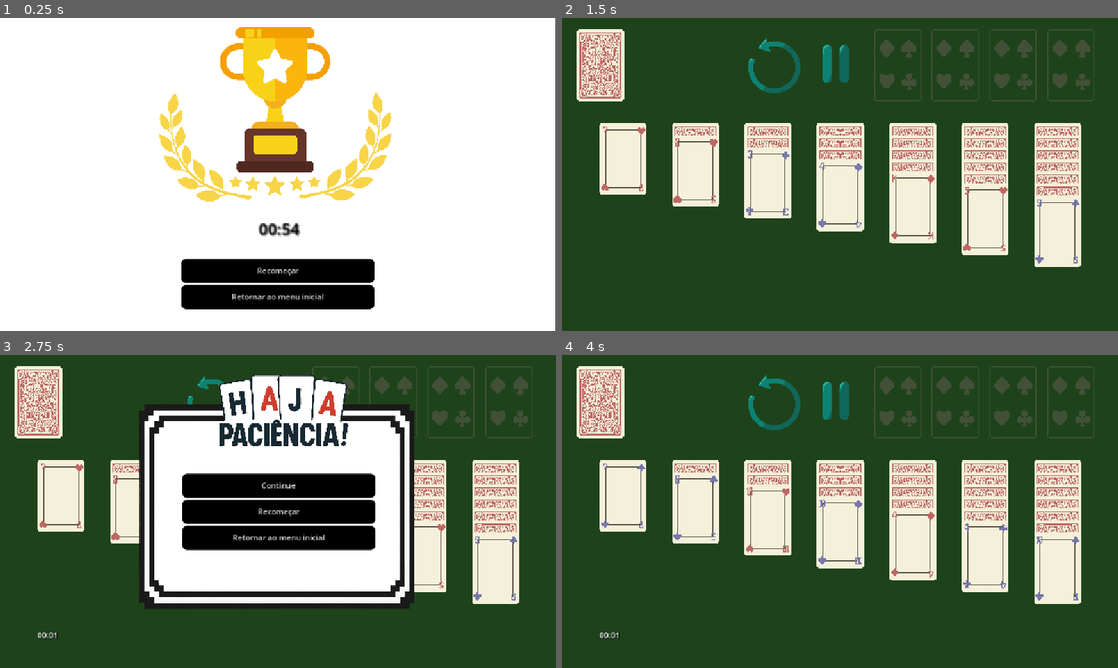
Above: before the commit, frames 1-4 (two rows, left to right).
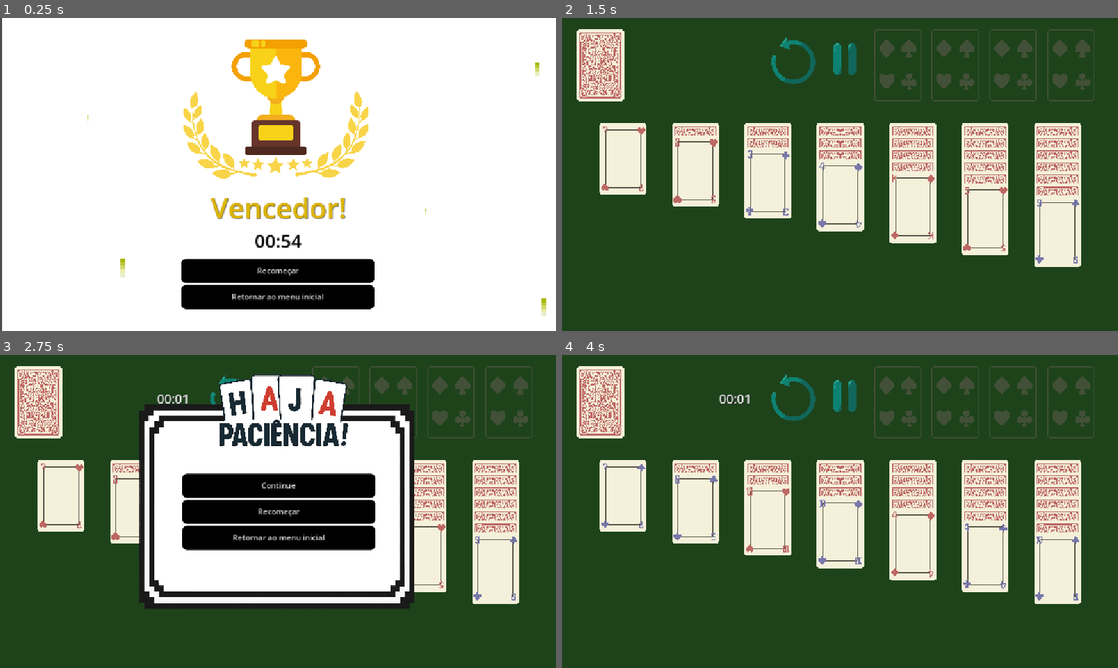
Above: after the commit, the same moments.

Repository: biarog/Paciencia-Maritacas
Game: Godot game, scene res://cenas/TelaVencedor.tscn
Same seed, same stepped clock (60 frames per second), same inputs: the game is played once before the commit and once after it. This scene is started directly instead of the project's main scene.
Inputs (mouse positions are in pixels of both pictures, inside the frame that each line leads up to; where the layout moved, square brackets give the same spot in the first picture):
- Up to frame 1 (0.25 s): no input
- Up to frame 2 (1.5 s): click "Recomeçar" at 0.5 s; click (795, 61) [773, 64] at 1.25 s
- Up to frame 3 (2.75 s): click (283, 398) [272, 401] at 2 s
- Up to frame 4 (4 s): click "Recomeçar" at 2.75 s; click (795, 398) [773, 401] at 3.5 s

The runs differ from the first frame. In frame 1, 9.4% of the frame differs, in the area x 0-100%, y 0-100%; in frame 2, 1.3%; in frame 3, 0.3%; in frame 4, 1.4%.

Commit message:
fireworks funcionando + cronometro no lugar correto

Diff:
--- /dev/null
+++ b/Assets/imagens/firework_SpriteFrames.tres
@@ -0,0 +1,235 @@
+[gd_resource type="SpriteFrames" load_steps=34 format=3 uid="uid://3hh5sl12s34u"]
+
+[ext_resource type="Texture2D" uid="uid://bj5uecfprf0cg" path="res://Assets/imagens/firework.png" id="1_dvquw"]
+
+[sub_resource type="AtlasTexture" id="AtlasTexture_sd6kp"]
+atlas = ExtResource("1_dvquw")
+region = Rect2(0, 0, 64, 64)
+
+[sub_resource type="AtlasTexture" id="AtlasTexture_ao8cj"]
+atlas = ExtResource("1_dvquw")
+region = Rect2(64, 0, 64, 64)
+
+[sub_resource type="AtlasTexture" id="AtlasTexture_fyqjj"]
+atlas = ExtResource("1_dvquw")
+region = Rect2(128, 0, 64, 64)
+
+[sub_resource type="AtlasTexture" id="AtlasTexture_5kxh8"]
+atlas = ExtResource("1_dvquw")
+region = Rect2(192, 0, 64, 64)
+
+[sub_resource type="AtlasTexture" id="AtlasTexture_32qtv"]
+atlas = ExtResource("1_dvquw")
+region = Rect2(256, 0, 64, 64)
+
+[sub_resource type="AtlasTexture" id="AtlasTexture_teque"]
+atlas = ExtResource("1_dvquw")
+region = Rect2(320, 0, 64, 64)
+
+[sub_resource type="AtlasTexture" id="AtlasTexture_hgccc"]
+atlas = ExtResource("1_dvquw")
+region = Rect2(0, 64, 64, 64)
+
+[sub_resource type="AtlasTexture" id="AtlasTexture_fxyjj"]
+atlas = ExtResource("1_dvquw")
+region = Rect2(64, 64, 64, 64)
+
+[sub_resource type="AtlasTexture" id="AtlasTexture_rurv6"]
+atlas = ExtResource("1_dvquw")
+region = Rect2(128, 64, 64, 64)
+
+[sub_resource type="AtlasTexture" id="AtlasTexture_o2m1e"]
+atlas = ExtResource("1_dvquw")
+region = Rect2(192, 64, 64, 64)
+
+[sub_resource type="AtlasTexture" id="AtlasTexture_l3rhr"]
+atlas = ExtResource("1_dvquw")
+region = Rect2(256, 64, 64, 64)
+
+[sub_resource type="AtlasTexture" id="AtlasTexture_yjsfk"]
+atlas = ExtResource("1_dvquw")
+region = Rect2(320, 64, 64, 64)
+
+[sub_resource type="AtlasTexture" id="AtlasTexture_qim3q"]
+atlas = ExtResource("1_dvquw")
+region = Rect2(0, 128, 64, 64)
+
+[sub_resource type="AtlasTexture" id="AtlasTexture_872nj"]
+atlas = ExtResource("1_dvquw")
+region = Rect2(64, 128, 64, 64)
+
+[sub_resource type="AtlasTexture" id="AtlasTexture_jlohm"]
+atlas = ExtResource("1_dvquw")
+region = Rect2(128, 128, 64, 64)
+
+[sub_resource type="AtlasTexture" id="AtlasTexture_j8b0m"]
+atlas = ExtResource("1_dvquw")
+region = Rect2(192, 128, 64, 64)
+
+[sub_resource type="AtlasTexture" id="AtlasTexture_cigbd"]
+atlas = ExtResource("1_dvquw")
+region = Rect2(256, 128, 64, 64)
+
+[sub_resource type="AtlasTexture" id="AtlasTexture_5i5j2"]
+atlas = ExtResource("1_dvquw")
+region = Rect2(320, 128, 64, 64)
+
+[sub_resource type="AtlasTexture" id="AtlasTexture_sodeq"]
+atlas = ExtResource("1_dvquw")
+region = Rect2(0, 192, 64, 64)
+
+[sub_resource type="AtlasTexture" id="AtlasTexture_3j1a8"]
+atlas = ExtResource("1_dvquw")
+region = Rect2(64, 192, 64, 64)
+
+[sub_resource type="AtlasTexture" id="AtlasTexture_2xjl2"]
+atlas = ExtResource("1_dvquw")
+region = Rect2(128, 192, 64, 64)
+
+[sub_resource type="AtlasTexture" id="AtlasTexture_7wdai"]
+atlas = ExtResource("1_dvquw")
+region = Rect2(192, 192, 64, 64)
+
+[sub_resource type="AtlasTexture" id="AtlasTexture_6nxx4"]
+atlas = ExtResource("1_dvquw")
+region = Rect2(256, 192, 64, 64)
+
+[sub_resource type="AtlasTexture" id="AtlasTexture_frx8x"]
+atlas = ExtResource("1_dvquw")
+region = Rect2(320, 192, 64, 64)
+
+[sub_resource type="AtlasTexture" id="AtlasTexture_o48r4"]
+atlas = ExtResource("1_dvquw")
+region = Rect2(0, 256, 64, 64)
+
+[sub_resource type="AtlasTexture" id="AtlasTexture_gfupv"]
+atlas = ExtResource("1_dvquw")
+region = Rect2(64, 256, 64, 64)
+
+[sub_resource type="AtlasTexture" id="AtlasTexture_lgpd2"]
+atlas = ExtResource("1_dvquw")
+region = Rect2(128, 256, 64, 64)
+
+[sub_resource type="AtlasTexture" id="AtlasTexture_y5emu"]
+atlas = ExtResource("1_dvquw")
+region = Rect2(192, 256, 64, 64)
+
+[sub_resource type="AtlasTexture" id="AtlasTexture_snp6d"]
+atlas = ExtResource("1_dvquw")
+region = Rect2(256, 256, 64, 64)
+
+[sub_resource type="AtlasTexture" id="AtlasTexture_h6ky7"]
+atlas = ExtResource("1_dvquw")
+region = Rect2(320, 256, 64, 64)
+
+[sub_resource type="AtlasTexture" id="AtlasTexture_xso7f"]
+atlas = ExtResource("1_dvquw")
+region = Rect2(0, 320, 64, 64)
+
+[sub_resource type="AtlasTexture" id="AtlasTexture_ybcvp"]
+atlas = ExtResource("1_dvquw")
+region = Rect2(64, 320, 64, 64)
+
+[resource]
+animations = [{
+"frames": [{
+"duration": 1.0,
+"texture": SubResource("AtlasTexture_sd6kp")
+}, {
+"duration": 1.0,
+"texture": SubResource("AtlasTexture_ao8cj")
+}, {
+"duration": 1.0,
+"texture": SubResource("AtlasTexture_fyqjj")
+}, {
+"duration": 1.0,
+"texture": SubResource("AtlasTexture_5kxh8")
+}, {
+"duration": 1.0,
+"texture": SubResource("AtlasTexture_32qtv")
+}, {
+"duration": 1.0,
+"texture": SubResource("AtlasTexture_teque")
+}, {
+"duration": 1.0,
+"texture": SubResource("AtlasTexture_hgccc")
+}, {
+"duration": 1.0,
+"texture": SubResource("AtlasTexture_fxyjj")
+}, {
+"duration": 1.0,
+"texture": SubResource("AtlasTexture_rurv6")
+}, {
+"duration": 1.0,
+"texture": SubResource("AtlasTexture_o2m1e")
+}, {
+"duration": 1.0,
+"texture": SubResource("AtlasTexture_l3rhr")
+}, {
+"duration": 1.0,
+"texture": SubResource("AtlasTexture_yjsfk")
+}, {
+"duration": 1.0,
+"texture": SubResource("AtlasTexture_qim3q")
+}, {
+"duration": 1.0,
+"texture": SubResource("AtlasTexture_872nj")
+}, {
+"duration": 1.0,
+"texture": SubResource("AtlasTexture_jlohm")
+}, {
+"duration": 1.0,
+"texture": SubResource("AtlasTexture_j8b0m")
+}, {
+"duration": 1.0,
+"texture": SubResource("AtlasTexture_cigbd")
+}, {
+"duration": 1.0,
+"texture": SubResource("AtlasTexture_5i5j2")
+}, {
+"duration": 1.0,
+"texture": SubResource("AtlasTexture_sodeq")
+}, {
+"duration": 1.0,
+"texture": SubResource("AtlasTexture_3j1a8")
+}, {
+"duration": 1.0,
+"texture": SubResource("AtlasTexture_2xjl2")
+}, {
+"duration": 1.0,
+"texture": SubResource("AtlasTexture_7wdai")
+}, {
+"duration": 1.0,
+"texture": SubResource("AtlasTexture_6nxx4")
+}, {
+"duration": 1.0,
+"texture": SubResource("AtlasTexture_frx8x")
+}, {
+"duration": 1.0,
+"texture": SubResource("AtlasTexture_o48r4")
+}, {
+"duration": 1.0,
+"texture": SubResource("AtlasTexture_gfupv")
+}, {
+"duration": 1.0,
+"texture": SubResource("AtlasTexture_lgpd2")
+}, {
+"duration": 1.0,
+"texture": SubResource("AtlasTexture_y5emu")
+}, {
+"duration": 1.0,
+"texture": SubResource("AtlasTexture_snp6d")
+}, {
+"duration": 1.0,
+"texture": SubResource("AtlasTexture_h6ky7")
+}, {
+"duration": 1.0,
+"texture": SubResource("AtlasTexture_xso7f")
+}, {
+"duration": 1.0,
+"texture": SubResource("AtlasTexture_ybcvp")
+}],
+"loop": true,
+"name": &"firework",
+"speed": 15.0
+}]
--- a/cenas/TelaVencedor.tscn
+++ b/cenas/TelaVencedor.tscn
@@ -1,9 +1,10 @@
-[gd_scene load_steps=6 format=3 uid="uid://bp7l6c0y86sym"]
+[gd_scene load_steps=7 format=3 uid="uid://bp7l6c0y86sym"]
 
 [ext_resource type="StyleBox" uid="uid://copamx0wdawpr" path="res://estilos de botões/botao_cinza.tres" id="1_vm3ar"]
 [ext_resource type="Script" uid="uid://f66esx8nvkh8" path="res://scripts/Paciencia/tela_vencedor.gd" id="1_w13tv"]
 [ext_resource type="StyleBox" uid="uid://dhyfgqmmu8wvq" path="res://estilos de botões/botao_preto.tres" id="2_w13tv"]
 [ext_resource type="Texture2D" uid="uid://ck5ukdm0syrsl" path="res://Assets/imagens/trofeu.png" id="3_0vfom"]
+[ext_resource type="SpriteFrames" uid="uid://3hh5sl12s34u" path="res://Assets/imagens/firework_SpriteFrames.tres" id="5_0vfom"]
 
 [sub_resource type="StyleBoxFlat" id="StyleBoxFlat_sd6kp"]
 bg_color = Color(0.6, 0.6, 0.6, 0)
@@ -61,11 +62,11 @@
 
 [node name="CenterContainerTrofeu" type="CenterContainer" parent="TelaVencedor/Panel"]
 layout_mode = 0
-offset_right = 4584.0
-offset_bottom = 1585.0
-scale = Vector2(0.25, 0.25)
+offset_right = 5735.0
+offset_bottom = 1860.0
+scale = Vector2(0.2, 0.2)
 
-[node name="TextureRect3" type="TextureRect" parent="TelaVencedor/Panel/CenterContainerTrofeu"]
+[node name="ImagemTrofeu" type="TextureRect" parent="TelaVencedor/Panel/CenterContainerTrofeu"]
 layout_mode = 2
 mouse_filter = 2
 texture = ExtResource("3_0vfom")
@@ -73,26 +74,90 @@
 [node name="ColorRect" type="ColorRect" parent="TelaVencedor/Panel"]
 z_index = -9
 layout_mode = 0
-offset_left = -2.0
-offset_top = -3.0
-offset_right = 1148.0
-offset_bottom = 648.0
+offset_left = 3.0
+offset_top = -2.0
+offset_right = 1153.0
+offset_bottom = 649.0
 mouse_filter = 2
 
-[node name="CenterContainerTempo" type="CenterContainer" parent="TelaVencedor/Panel"]
-offset_left = 6.0
-offset_top = 364.0
-offset_right = 575.0
-offset_bottom = 435.0
-scale = Vector2(2, 2)
+[node name="AnimatedSprite2D_firework6" type="AnimatedSprite2D" parent="TelaVencedor"]
+z_index = 10
+texture_filter = 1
+position = Vector2(3.78887e+06, 866514)
+scale = Vector2(9125.16, 3930.91)
+sprite_frames = ExtResource("5_0vfom")
+animation = &"firework"
+frame_progress = 0.126625
 
-[node name="Label" type="Label" parent="TelaVencedor/Panel/CenterContainerTempo"]
-custom_minimum_size = Vector2(2, 0)
-layout_mode = 2
+[node name="AnimatedSprite2D_firework5" type="AnimatedSprite2D" parent="TelaVencedor"]
+z_index = 10
+texture_filter = 1
+position = Vector2(1131, 617)
+scale = Vector2(9.65348, 7.33287)
+sprite_frames = ExtResource("5_0vfom")
+animation = &"firework"
+frame_progress = 0.797996
+
+[node name="AnimatedSprite2D_firework4" type="AnimatedSprite2D" parent="TelaVencedor"]
+z_index = 10
+texture_filter = 1
+position = Vector2(1115.85, 103.212)
+scale = Vector2(7.4954, 5.55587)
+sprite_frames = ExtResource("5_0vfom")
+animation = &"firework"
+frame_progress = 0.184176
+
+[node name="AnimatedSprite2D_firework3" type="AnimatedSprite2D" parent="TelaVencedor"]
+z_index = 10
+texture_filter = 1
+position = Vector2(259, 536)
+scale = Vector2(9.77373, 7.91814)
+sprite_frames = ExtResource("5_0vfom")
+animation = &"firework"
+frame_progress = 0.396178
+
+[node name="AnimatedSprite2D_firework2" type="AnimatedSprite2D" parent="TelaVencedor"]
+z_index = 10
+texture_filter = 1
+position = Vector2(882.959, 399.955)
+scale = Vector2(3.1263, 2.81392)
+sprite_frames = ExtResource("5_0vfom")
+animation = &"firework"
+frame_progress = 0.0832987
+
+[node name="AnimatedSprite2D_firework" type="AnimatedSprite2D" parent="TelaVencedor"]
+z_index = 10
+texture_filter = 1
+position = Vector2(183, 215)
+scale = Vector2(3.32031, 2.99219)
+sprite_frames = ExtResource("5_0vfom")
+animation = &"firework"
+frame_progress = 0.620953
+
+[node name="Label" type="Label" parent="TelaVencedor"]
+offset_left = 380.0
+offset_top = 428.0
+offset_right = 772.0
+offset_bottom = 493.0
+size_flags_horizontal = 4
 theme_override_colors/font_color = Color(0, 0, 0, 1)
-theme_override_colors/font_shadow_color = Color(0.366595, 0.366595, 0.366595, 1)
-text = "timer aqui
-"
+theme_override_colors/font_outline_color = Color(0, 0, 0, 1)
+theme_override_font_sizes/font_size = 38
+text = "00:15"
+horizontal_alignment = 1
+vertical_alignment = 1
+
+[node name="Parabens" type="Label" parent="TelaVencedor"]
+offset_left = 375.0
+offset_top = 352.0
+offset_right = 779.0
+offset_bottom = 429.0
+size_flags_horizontal = 4
+theme_override_colors/font_color = Color(0.873747, 0.70944, 7.70092e-07, 1)
+theme_override_colors/font_shadow_color = Color(0, 0, 0, 0.611765)
+theme_override_colors/font_outline_color = Color(0, 0, 0, 1)
+theme_override_font_sizes/font_size = 58
+text = "Vencedor!"
 horizontal_alignment = 1
 vertical_alignment = 1
 
--- a/cenas/mesa_paciencia.tscn
+++ b/cenas/mesa_paciencia.tscn
@@ -288,11 +288,11 @@
 
 [node name="HBoxContainer" type="HBoxContainer" parent="GUI"]
 layout_mode = 0
-offset_left = -13.0
+offset_left = 36.0
 offset_top = 14.0
-offset_right = 1031.0
+offset_right = 1080.0
 offset_bottom = 534.0
-scale = Vector2(0.2391, 0.2391)
+scale = Vector2(0.2, 0.2)
 
 [node name="Desfazer" type="Button" parent="GUI/HBoxContainer"]
 layout_mode = 2
@@ -411,14 +411,16 @@
 [node name="NoTimer" type="Timer" parent="Timer"]
 
 [node name="CenterContainer" type="CenterContainer" parent="Timer"]
-offset_top = 512.0
-offset_right = 196.0
-offset_bottom = 648.0
+offset_left = 279.0
+offset_top = 37.0
+offset_right = 438.0
+offset_bottom = 143.0
 
 [node name="Label" type="Label" parent="Timer/CenterContainer"]
 layout_mode = 2
 theme_override_colors/font_color = Color(1, 1, 1, 1)
 theme_override_colors/font_shadow_color = Color(0, 0, 0, 1)
+theme_override_font_sizes/font_size = 26
 
 [connection signal="gui_input" from="Controle Deck/Deck" to="Controle Deck" method="_on_deck_gui_input"]
 [connection signal="pressed" from="GUI/HBoxContainer/Pausar" to="." method="_on_pausar_pressed"]
--- a/scripts/Paciencia/tela_vencedor.gd
+++ b/scripts/Paciencia/tela_vencedor.gd
@@ -3,7 +3,15 @@
 func _ready() -> void:
 	var Save = load("res://scripts/save.gd") #para poder carregar a clase "abstrata"
 	print(Save.get_tempo_string_pronta())
-	$TelaVencedor/Panel/CenterContainerTempo/Label.text = Save.get_tempo_string_pronta()
+	$TelaVencedor/Label.text = Save.get_tempo_string_pronta()
+	$TelaVencedor/AnimatedSprite2D_firework.play("firework")
+	$TelaVencedor/AnimatedSprite2D_firework2.play("firework")
+	$TelaVencedor/AnimatedSprite2D_firework3.play("firework")
+	$TelaVencedor/AnimatedSprite2D_firework4.play("firework")
+	$TelaVencedor/AnimatedSprite2D_firework5.play("firework")
+	$TelaVencedor/AnimatedSprite2D_firework6.play("firework")
+
+
 
 
 func _on_recomecar_pressed() -> void:
Not shown, added: Assets/imagens/New Piskel.png.import
Binary file added: Assets/imagens/firework.png
Not shown, added: Assets/imagens/firework.png.import
